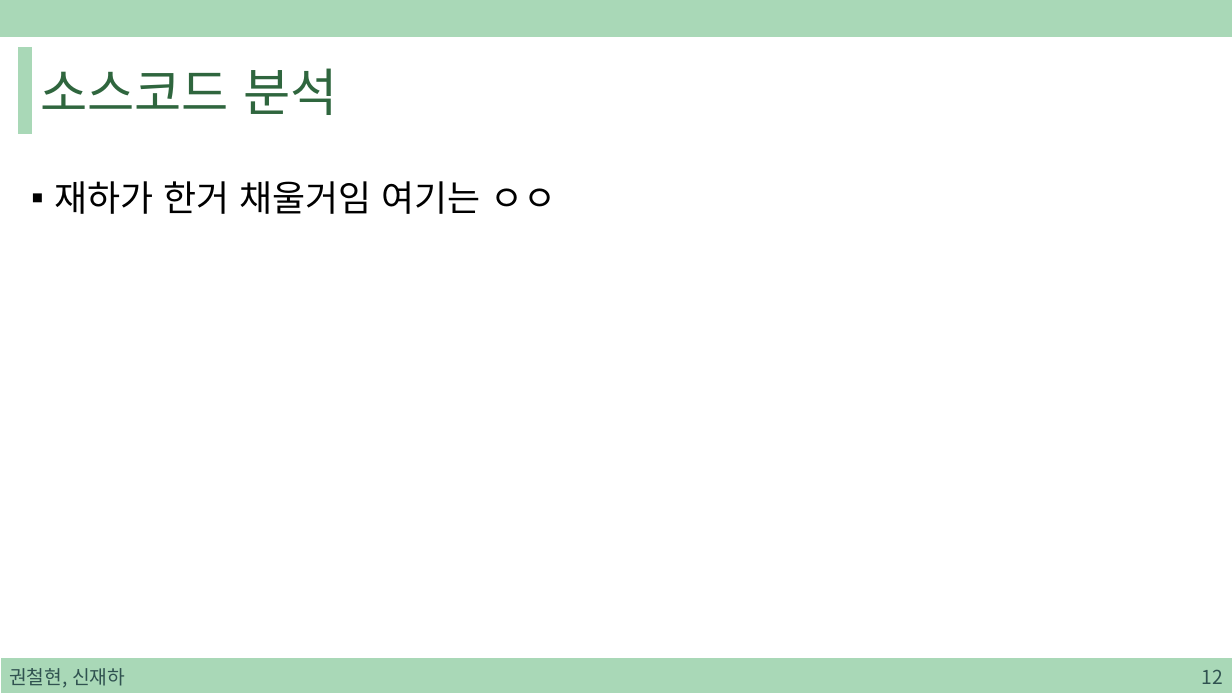
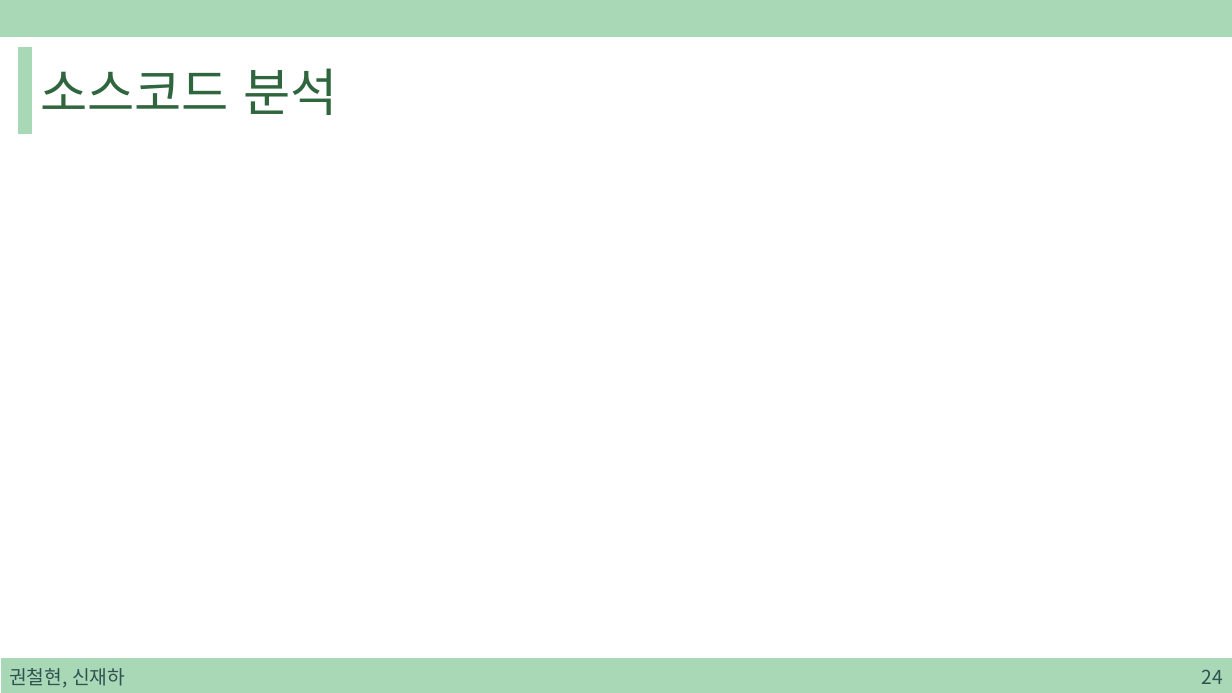
Before and after one commit to sjh4287/capston, a slide deck: slide 24 of 2022.01.21/On-Device Training.pptx (slide 12 before the commit). Drawn at 1232x693 pixels with LibreOffice and Linux fonts; fonts in the diff are those of the drawing. Boxes give left, top, right and bottom in pixels: in the first picture for what was removed or moved away, otherwise in the second. Text is boxed around its words. In the diff, an @@ line names an element or a change of style, - is before the commit and + after.

```diff
--- a/2022.01.21/On-Device Training.pptx
+++ b/2022.01.21/On-Device Training.pptx
@@ text removed at (54, 181, 556, 214) @@
-▪ 재하가 한거 채울거임 여기는 ㅇㅇ
@@ page number at (1201, 669, 1222, 684): text changed @@
-12
+24
```
Also in this commit, not shown: 23 slides added.
